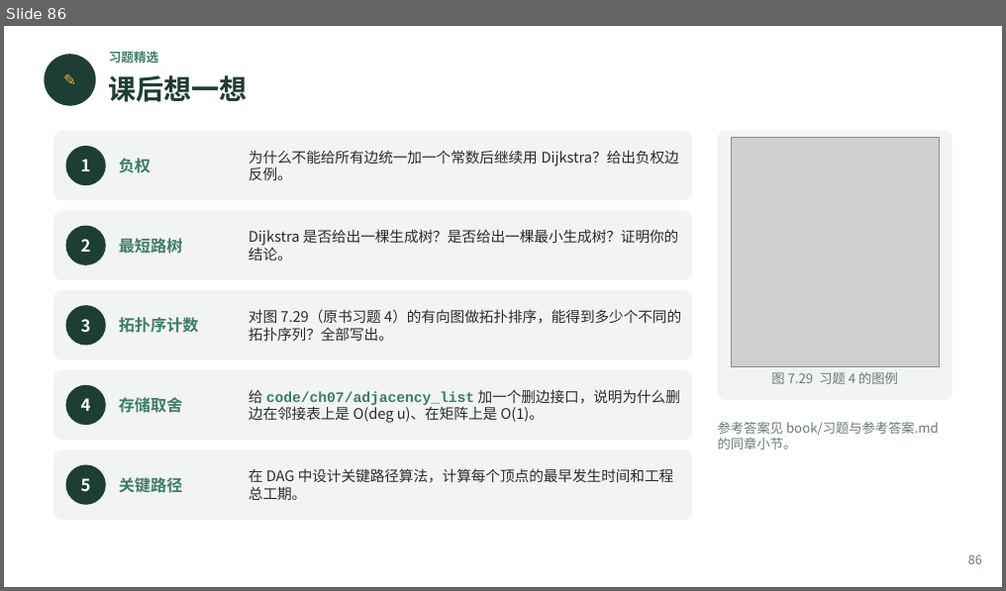
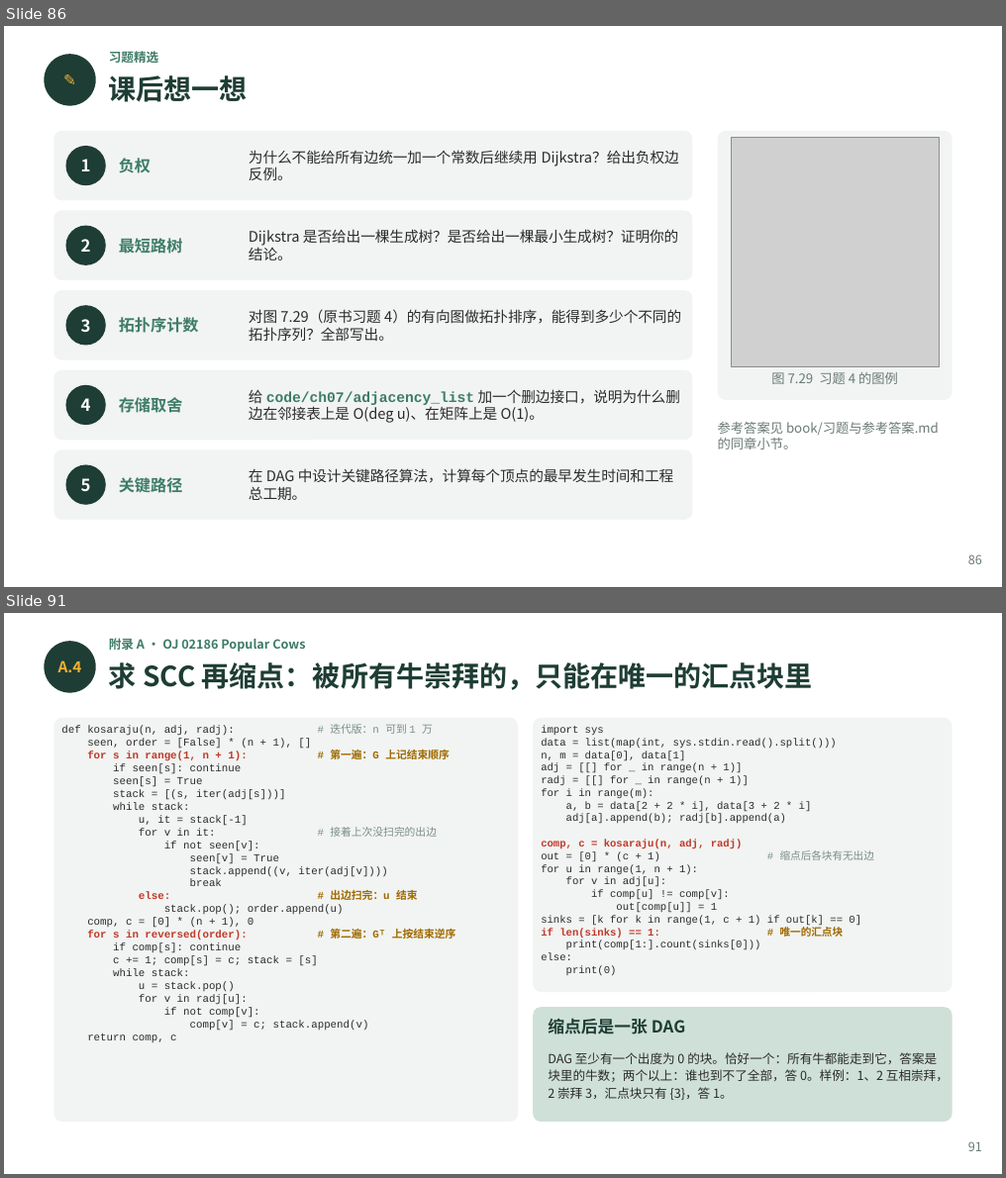
Before and after one commit to GMyhf/2026fall-cs201, a slide deck: courseware/202609_DSA_07_Graph.pptx. Shown one above the other, each under a label of ours: slide 86 before the commit, slides 86 and 91 after it; the slides between them are not shown. The pictures are 1006x591 and 1006x1178 pixels, drawn with LibreOffice and Linux fonts; fonts in the diff are those of the drawing; grey boxes stand for pictures. Boxes give left, top, right and bottom in pixels: in the first picture for what was removed or moved away, otherwise in the second. Text is boxed around its words. In the diff, an @@ line names an element or a change of style, - is before the commit and + after.

```diff
--- a/courseware/202609_DSA_07_Graph.pptx
+++ b/courseware/202609_DSA_07_Graph.pptx
@@ slide 91 added at box(4, 613, 1002, 1174), background #FFFFFF @@
@@ ellipse added at box(44, 641, 96, 693), fill #1E3D34 @@
@@ text added at box(109, 638, 305, 652), 9 pt, text #3E7C68, bold @@
+附录 A · OJ 02186 Popular Cows
@@ text added at box(58, 661, 82, 672), 11 pt, text #F2B134, bold @@
+A.4
@@ text added at box(109, 663, 813, 690), 20 pt, text #1E3D34, bold @@
+求 SCC 再缩点：被所有牛崇拜的，只能在唯一的汇点块里
@@ rounded rectangle added at box(54, 718, 518, 1122), fill #F1F4F2 @@
@@ text added at box(61, 724, 456, 1043), 7.7 pt, text #2B2B2B @@
+def kosaraju(n, adj, radj): # 迭代版：n 可到 1 万
+seen, order = [False] * (n + 1), []
+for s in range(1, n + 1): # 第一遍：G 上记结束顺序
+if seen[s]: continue
+seen[s] = True
+stack = [(s, iter(adj[s]))]
+while stack:
+u, it = stack[-1]
+for v in it: # 接着上次没扫完的出边
+if not seen[v]:
+seen[v] = True
+stack.append((v, iter(adj[v])))
+break
+else: # 出边扫完：u 结束
+stack.pop(); order.append(u)
+comp, c = [0] * (n + 1), 0
+for s in reversed(order): # 第二遍：Gᵀ 上按结束逆序
+if comp[s]: continue
+c += 1; comp[s] = c; stack = [s]
+while stack:
+u = stack.pop()
+for v in radj[u]:
+if not comp[v]:
+comp[v] = c; stack.append(v)
+return comp, c
@@ rounded rectangle added at box(533, 718, 952, 992), fill #F1F4F2 @@
@@ text added at box(541, 726, 874, 975), 7.6 pt, text #2B2B2B @@
+import sys
+data = list(map(int, sys.stdin.read().split()))
+n, m = data[0], data[1]
+adj = [[] for _ in range(n + 1)]
+radj = [[] for _ in range(n + 1)]
+for i in range(m):
+a, b = data[2 + 2 * i], data[3 + 2 * i]
+adj[a].append(b); radj[b].append(a)
+comp, c = kosaraju(n, adj, radj)
+out = [0] * (c + 1) # 缩点后各块有无出边
+for u in range(1, n + 1):
+for v in adj[u]:
+if comp[u] != comp[v]:
+out[comp[u]] = 1
+sinks = [k for k in range(1, c + 1) if out[k] == 0]
+if len(sinks) == 1: # 唯一的汇点块
+print(comp[1:].count(sinks[0]))
+else:
+print(0)
@@ rounded rectangle added at box(533, 1007, 952, 1122), fill #CFE0D8 @@
@@ text added at box(548, 1018, 685, 1035), 12 pt, text #1E3D34, bold @@
+缩点后是一张 DAG
@@ text added at box(548, 1053, 948, 1100), 9 pt, text #2B2B2B @@
+DAG 至少有一个出度为 0 的块。恰好一个：所有牛都能走到它，答案是块里的牛数；两个以上：谁也到不了全部，答 0。样例：1、2 互相崇拜，2 崇拜 3，汇点块只有 {3}，答 1。
@@ text added at box(968, 1142, 982, 1152), 9 pt, text #6B7B74 @@
+91
```
Also in this commit, not shown: 2 slides changed, 8 other slides added, 2 other files.
